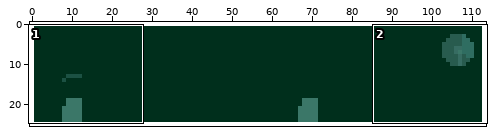
Pixel-art file: public/assets/menu_assets/main_menu/buttons/appraiserButton(1).aseprite. The first picture is a wide view before the edit; the outline marks the close-up.
Close-up. The starting point:
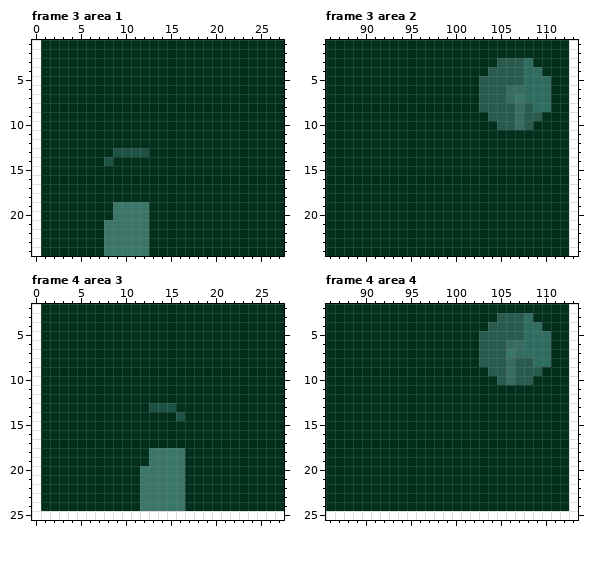
114x26 pixels, 14 frames. Colours within 5 levels of each other are drawn and written as one. Shown: frame 3 area 1: x 0..27, y 1..24; frame 3 area 2: x 86..113, y 1..24; frame 4 area 3: x 0..27, y 2..25; frame 4 area 4: x 86..113, y 2..25. The commit also changed other frames or places, which this record leaves out.
The same view after the edit:
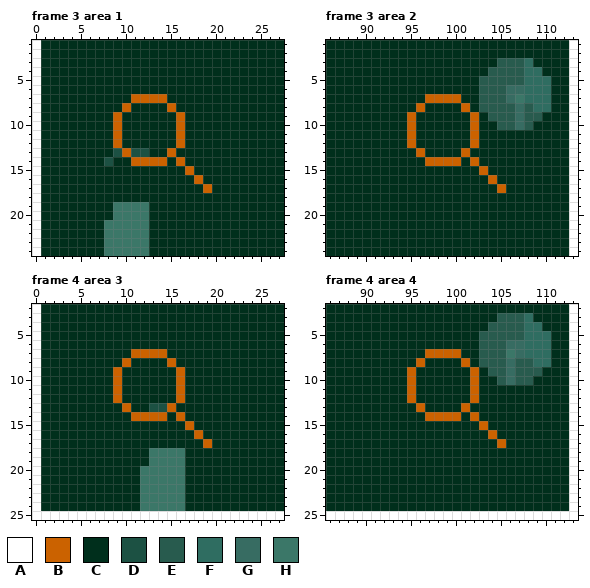
Palette (. is transparent): A #ffffff  B #cb6200  C #002f1c  D #1c5143  E #285b4e  F #2f6d61  G #376c62  H #3b7768
Edits made:
layer "Hover Icon" added
Changed rows in their new state; - is an unchanged pixel.
Frame 3 area 1, layer "Hover Icon":
first column x 9:
 7 --BBBB-----
 8 -B----B----
 9 B------B---
10 B------B---
11 B------B---
12 B------B---
13 -B----B----
14 --BBBB-B---
15 --------B--
16 ---------B-
17 ----------B
Frame 3 area 2, layer "Hover Icon":
first column x 95:
 7 --BBBB-----
 8 -B----B----
 9 B------B---
10 B------B---
11 B------B---
12 B------B---
13 -B----B----
14 --BBBB-B---
15 --------B--
16 ---------B-
17 ----------B
Frame 4 area 3, layer "Hover Icon": the same change as frame 3 area 1
Frame 4 area 4, layer "Hover Icon": the same change as frame 3 area 2
Changed places in both close-ups, as pixel boxes (x1, y1, x2, y2):
changed: (113, 94, 212, 193)
changed: (407, 94, 506, 193)
changed: (113, 349, 212, 448)
changed: (407, 349, 506, 448)
